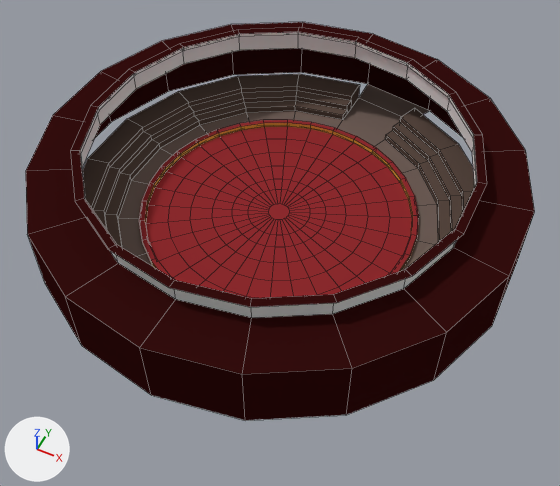
The Blender file Blender/Circus.blend: old version first, new version second.
Rendered twice from a 50 mm lens placed at (9.62, -19.14, 22.09), pointed at (0.35, -0.61, -1.08). Arrows for +X, +Y and +Z are at lower left; the lights stay in place. The first picture is the older version. Mesh edges are drawn as thin lines.

The first picture shows 'Manege', 'Podium', 'Seats'.
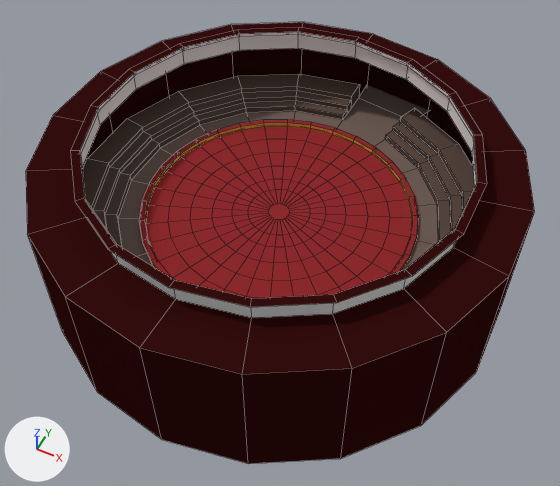
Boxes [x1, y1, x2, y2] around the edits, measured in the pictures (560 x 486 px; the box of a moved part takes in the faces that stretch with it):
'Podium', reshaped (11% taller)
    before: [26, 22, 535, 420]
    after: [26, 22, 535, 464]
part 1 of me_circle_004, moved or reshaped
    before: [28, 48, 533, 420]
    after: [28, 48, 533, 464]

What changed in the scene script:
```text
Change me_circle_004:
    used by ob_podium; location = (0.0, 0.0, 0.0)
    remove me_circle_004.from_pydata(...)  # 126 vertices, 108 faces; spans x -9.1..9.1, y -9.3..9.3, z 0.0..3.6
    add me_circle_004.from_pydata(...)  # 126 vertices, 108 faces; spans x -9.1..9.1, y -9.3..9.3, z -3.0..3.6
    me_circle_004 part 1: all 18 vertices in x -9.1..9.1, y -9.3..9.3, z 0.0 are moved by (0.0, 0.0, -3.0)
```
